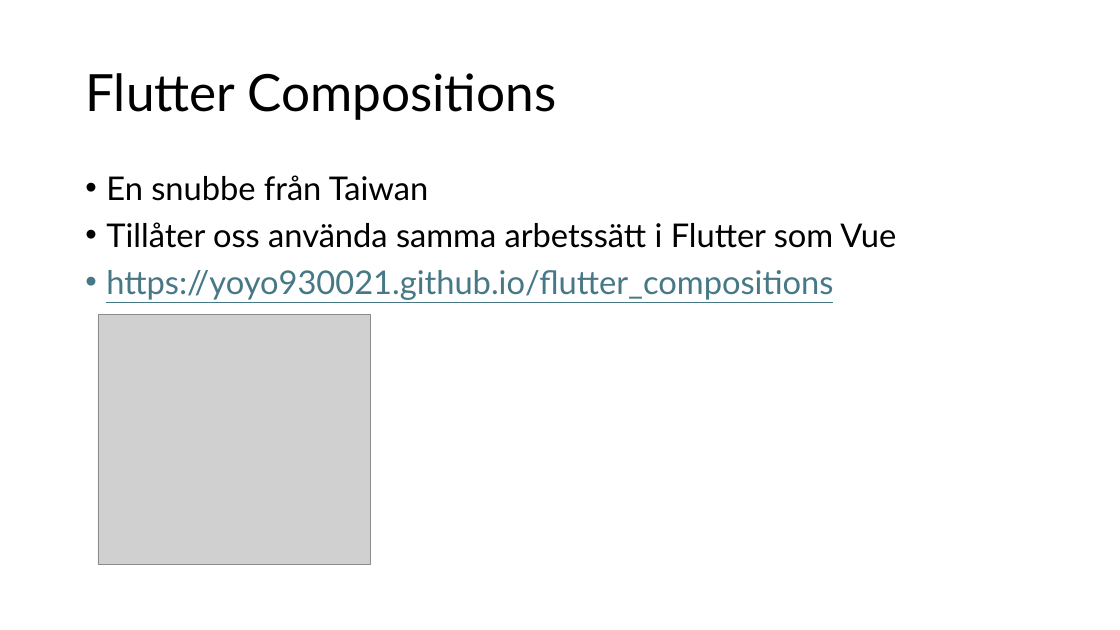
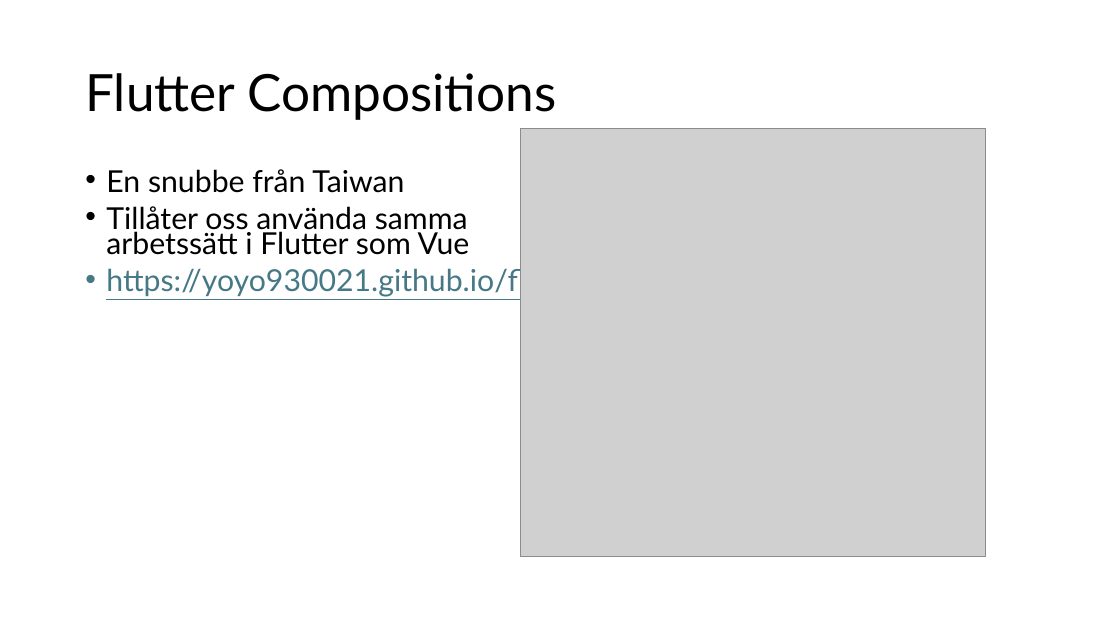
Before and after one commit to abbjetmus/pocketbase-flutter-kurs, a slide deck: slide 62 of Databaser och mobilapputveckling - sammanfattning.pptx. Drawn at 1120x630 pixels with LibreOffice and Linux fonts; fonts in the diff are those of the drawing; grey boxes stand for pictures. Boxes give left, top, right and bottom in pixels: in the first picture for what was removed or moved away, otherwise in the second. Text is boxed around its words. In the diff, an @@ line names an element or a change of style, - is before the commit and + after.

```diff
--- a/Databaser och mobilapputveckling - sammanfattning.pptx
+++ b/Databaser och mobilapputveckling - sammanfattning.pptx
@@ picture: place and size @@
-picture at bbox=[98, 315, 371, 565]
+picture at bbox=[521, 129, 986, 556]
@@ text "En snubbe från Taiwan" at bbox=[106, 169, 780, 297]: size 28 to 25.9 pt; line spacing 0.9 to 0.7 @@
```
Also in this commit, not shown: 8 other slides changed, 1 other file.
